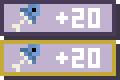
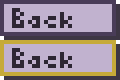
Layered file, before and after one edit (120 x 80). Changes by layer:
hid group "Fish" (4 layers) over <box>12,4,100,72</box>
added group "Back" (1st of 2) with 2 layers above "Fly" over <box>12,8,72,68</box>
added layer "Layer 21" in group "Back" over <box>12,48,72,68</box>
added layer "Back" (2nd of 2, in "Back") in group "Back" over <box>12,8,72,28</box>
